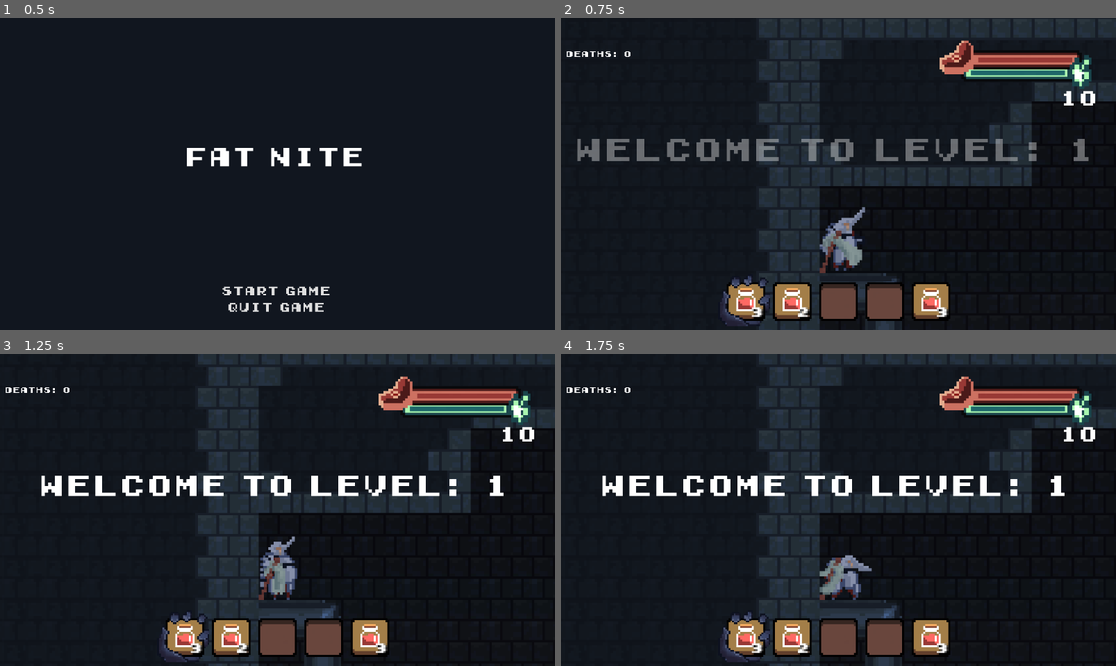
Above: before the commit, frames 1-4 (two rows, left to right).
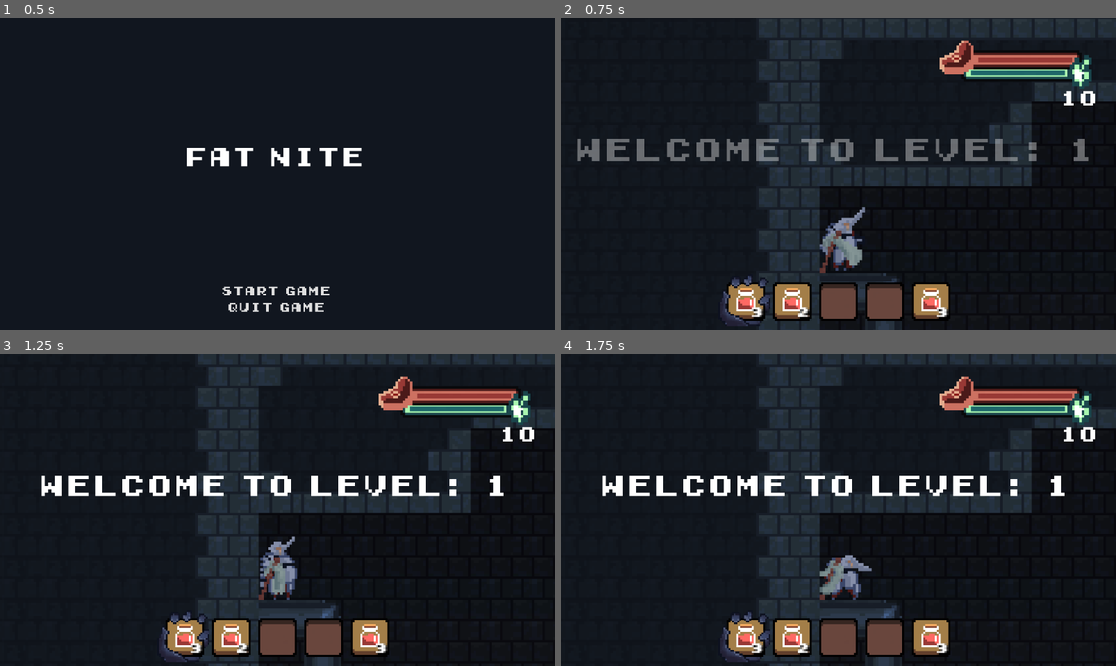
Above: after the commit, the same moments.

Repository: NateOsborn1/FatKnight
Game: Godot game, scene res://scenes/ui/menus/main_menu.tscn
Two runs of this game, one before a commit and one after it. Both use one fixed random seed, a clock stepped at 60 frames per second and the inputs below.
Inputs (mouse positions are in pixels of both pictures, inside the frame that each line leads up to):
- Up to frame 1 (0.5 s): no input
- Up to frame 2 (0.75 s): click "Start Game" at 0.5 s
- Up to frame 3 (1.25 s): no input
- Up to frame 4 (1.75 s): click (744, 637) at 1.25 s

Frame 1 is identical in both runs. In frame 2, 0.1% of the frame differs, in the area x 1-79%, y 10-46%; in frame 3, 0.1%; in frame 4, 0.1%.

Commit message:
Adding minion hurtboxes

Diff:
--- a/scenes/entities/SkeletonBoss.tscn
+++ b/scenes/entities/SkeletonBoss.tscn
@@ -1188,8 +1188,7 @@
 
 [node name="AnimatedSprite2D" type="AnimatedSprite2D" parent="."]
 sprite_frames = SubResource("SpriteFrames_i2tfl")
-animation = &"idle"
-frame = 1
+animation = &"summonDeath"
 
 [node name="CollisionShape2D" type="CollisionShape2D" parent="."]
 shape = SubResource("CapsuleShape2D_w7cf4")
--- a/scenes/entities/skeleton_boss_minion.tscn
+++ b/scenes/entities/skeleton_boss_minion.tscn
@@ -6,6 +6,8 @@
 [ext_resource type="Script" uid="uid://hqch2pbynonq" path="res://scenes/entities/damage_handler.gd" id="2_xevvq"]
 [ext_resource type="Texture2D" uid="uid://capb4re6wewm2" path="res://Assets/Art/Entities/Boss/Undead executioner puppet/summonIdle.png" id="3_04kgr"]
 [ext_resource type="PackedScene" uid="uid://byiw0v1iii6tf" path="res://scenes/ui/floating_number.tscn" id="3_j18gs"]
+[ext_resource type="PackedScene" uid="uid://lt1i51phq4rh" path="res://scenes/entities/slash.tscn" id="7_3y0q1"]
+[ext_resource type="Script" uid="uid://depe3fl6urwsy" path="res://scenes/entities/slash.gd" id="8_l1jcd"]
 
 [sub_resource type="AtlasTexture" id="AtlasTexture_glifn"]
 atlas = ExtResource("1_aeasf")
@@ -274,6 +276,7 @@
 shape = SubResource("CapsuleShape2D_wixaw")
 
 [node name="Label" type="Label" parent="."]
+visible = false
 modulate = Color(1, 1, 0, 1)
 anchors_preset = 8
 anchor_left = 0.5
@@ -288,11 +291,19 @@
 grow_vertical = 2
 scale = Vector2(1.5, 1.5)
 pivot_offset = Vector2(36, 11.5)
-text = "Effective"
+text = "Resistant"
 horizontal_alignment = 1
 vertical_alignment = 1
 
 [node name="AnimationPlayer" type="AnimationPlayer" parent="."]
 libraries = {
-"": SubResource("AnimationLibrary_xfr4c")
-}
+&"": SubResource("AnimationLibrary_xfr4c")
+}
+
+[node name="Weapons" type="Node2D" parent="."]
+position = Vector2(-13, -2)
+scale = Vector2(1.3, 0.7)
+
+[node name="Slash" parent="Weapons" instance=ExtResource("7_3y0q1")]
+script = ExtResource("8_l1jcd")
+damage_type = 2
--- a/scenes/levels/level_1.tscn
+++ b/scenes/levels/level_1.tscn
@@ -42,6 +42,7 @@
 [node name="CanvasLayer" type="CanvasLayer" parent="."]
 
 [node name="Deaths" type="Label" parent="CanvasLayer"]
+visible = false
 offset_left = 12.0
 offset_top = 65.0
 offset_right = 108.0
Not shown: 1 places in scenes/entities/skeleton_boss_minion.tscn that only renumber resources
